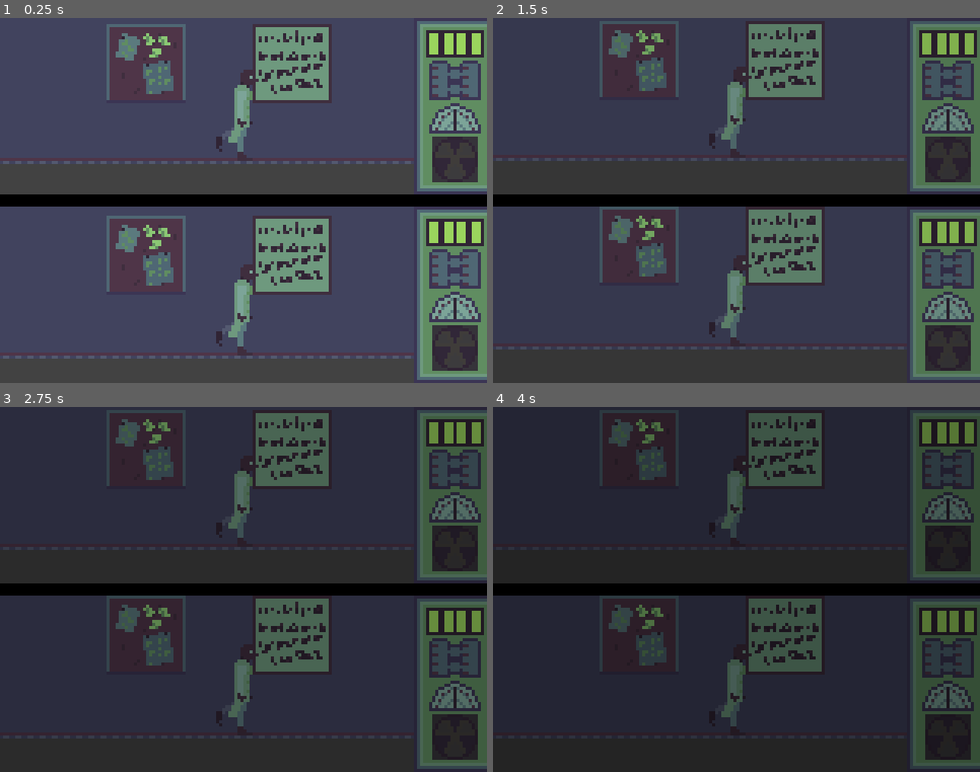
Above: before the commit, frames 1-4 (two rows, left to right).
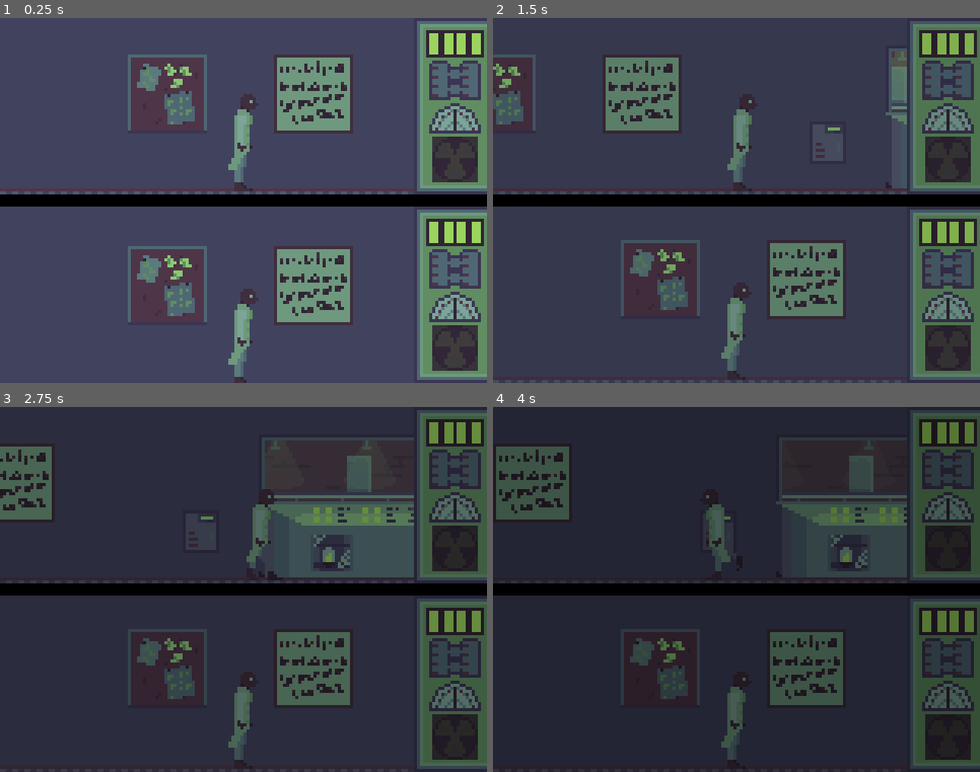
Above: after the commit, the same moments.

Repository: Endless-Impossibilities/Nuclear-Allience
Game: Godot game, scene res://Rooms/SplitScreenRenderer.tscn
The game is run twice, just before and just after one commit, with the same random seed, the same clock (stepped at 60 frames per second) and the same inputs.
Inputs:
- Up to frame 1 (0.25 s): no input
- Up to frame 2 (1.5 s): hold D (Right1) 0.53-1.28 s; hold E (Interact1) 0.53-1.28 s; tap Ctrl (Interact2) at 0.8, 1.35 s; hold S (Down1) from 1.28 s (still down)
- Up to frame 3 (2.75 s): tap E (Interact1) at 1.55 s; tap Enter at 2 s; release S (Down1) at 2.03 s; hold D (Right1) from 2.03 s (still down); hold Down (Down2) from 2.03 s (still down); tap Ctrl (Interact2) at 2.3 s
- Up to frame 4 (4 s): release D (Right1) at 2.78 s; release Down (Down2) at 2.78 s; hold W (Up1) 2.78-3.53 s; tap E (Interact1) at 2.85 s; tap Space at 3.5 s; hold A (Left1) from 3.53 s (still down); hold Ctrl (Interact2) from 3.53 s (still down)

The runs differ from the first frame. In frame 1, 27% of the frame differs, in the area x 0-85%, y 1-100%; in frame 2, 19%; in frame 3, 18%; in frame 4, 17%.
Error before the commit: Parse Error: Variable "Sprite" shadows a native class. (res://Objects/Player/Player.gd:6)

Commit message:
Adds code comments and refactors code

Diff:
--- a/Nuclear Alliance/Objects/Letters/Letter.gd
+++ b/Nuclear Alliance/Objects/Letters/Letter.gd
@@ -1,27 +1,35 @@
 extends Node2D
 
+# The text in the text box
 export var Text = ""
+
+# The associated key
 export var Key = ""
+
+#The font
 onready var Fnt = preload("res://Objects/Letters/LetterFont.tres")
 
-# Called when the node enters the scene tree for the first time.
+### Gets the text to display ###
 func _ready():
 	$Label.text = Text
 
+### Code run on a every frame basis ###
 func _physics_process(delta):
+
+## Tells the icon to light up on keypress ##
 	if Input.is_action_pressed(Key):
 		$Up1.play("On")
 		$Label.modulate = Color("#a1e887")
 	else:
 		$Up1.play("Off")
 		$Label.modulate = Color("#6fa470")
+
+## Resized the sprite for player 2 interact ##
 	if Text == "ctrl":
 		Fnt.size = 6
 		$Up1.scale = Vector2(1.5,.75)
 		$Label.rect_scale = Vector2(1,1)
 		$Label.rect_position = Vector2(-12,-10)
-	else:
-		Fnt.size = 3000
 
 # Called every frame. 'delta' is the elapsed time since the previous frame.
 #func _process(delta):
--- a/Nuclear Alliance/Objects/MinigameStations/PwrBxSM/PwrBxSM.gd
+++ b/Nuclear Alliance/Objects/MinigameStations/PwrBxSM/PwrBxSM.gd
@@ -1,26 +1,50 @@
 extends Node2D
 
+
+#The player that this station is attached to
 export var player = 0
-var playing = false
-var broken = true
+#Weather or not the station is marked as active
+var broken = false
+#Weather or not the game is currently in use
+var active = false
+#The amount of time it takes for the station to be marked broken
+#Decreases by 5 each cycle
+var timerLength = 30
 
 # Called when the node enters the scene tree for the first time.
 func _ready():
 	pass # Replace with function body.
 
 
+
+#Highlights the station's sprite if it is broken and the player is nearby
 func _on_Area2D_body_entered(body):
-	if broken == true:
+	if broken == true && active == false:
 		$AnimatedSprite.play("Hovered")
 		get_tree().call_group("Player","Play",1,player)
+
 
 func _on_Area2D_body_exited(body):
 		$AnimatedSprite.play("Idle")
 		get_tree().call_group("Player","Play",0, player)
 
+#Makes it so the player can't activate the game by marking it as active
+func Running():
+	active = true
 
-func Running():
+#"Fixes" the game station and marks it as no longer active
+func End():
+	active = false
 	broken = false
 
-func End():
-	broken = true
+func _physics_process(delta):
+	if active == true:
+		$Timer.time_left = timerLength
+
+
+
+
+func _on_Timer_timeout():
+	timerLength -= 5
+	$Timer.time_left = timerLength
+	broken == true
--- a/Nuclear Alliance/Objects/MinigameStations/PwrBxSM/PwrBxSM.tscn
+++ b/Nuclear Alliance/Objects/MinigameStations/PwrBxSM/PwrBxSM.tscn
@@ -39,5 +39,10 @@
 [node name="CollisionShape2D" type="CollisionShape2D" parent="Area2D" groups=["PwrBxSm"]]
 shape = SubResource( 2 )
 
+[node name="Timer" type="Timer" parent="."]
+wait_time = 30.0
+autostart = true
+
 [connection signal="body_entered" from="Area2D" to="." method="_on_Area2D_body_entered"]
 [connection signal="body_exited" from="Area2D" to="." method="_on_Area2D_body_exited"]
+[connection signal="timeout" from="Timer" to="." method="_on_Timer_timeout"]
--- a/Nuclear Alliance/Objects/Player/Minigames/PwrBX/PwrBx.gd
+++ b/Nuclear Alliance/Objects/Player/Minigames/PwrBX/PwrBx.gd
@@ -1,33 +1,45 @@
 extends Node2D
 
+# The minigame's ID called by the player to make sure the right minigame is
+#running
+export var Self = 0
 
-# Declare member variables here. Examples:
-# var a = 2
-# var b = "text"
-export var Self = 0
+# The player that this minigame is intended to run for
 var attachedPlayer = 0
+
+# How many breakpoints still need to be fixed
 var breaksRemaining = 3
+
+# The player that is currently asking to play this game
 var calledPlayer = 0
 
-# Called when the node enters the scene tree for the first time.
+### Makes sure the minigame is ready ###
 func _ready():
 	self.position = Vector2(1000,1000)
 func _physics_process(delta):
 	$Cursor.attachedPlayer = attachedPlayer
 
+
+	### Game Loop ###
 func Game(Game, callingPlayer):
+
+## Makes sure that it is the minigame being requested ##
 	if (Game == Self && callingPlayer == attachedPlayer):
+
+	## Prepares the minigame ##
 		get_tree().call_group("PwrBxSM","Running",attachedPlayer)
 		self.position = Vector2(-10,0)
 		$Cursor.active = true
 		breaksRemaining = 3
 		calledPlayer = callingPlayer
 
+	## Calls the right key prompts ##
 		if calledPlayer == 1:
 			$Overlay1.visible = true
 		if calledPlayer == 2:
 			$Overlay2.visible = true
 
+	## Places the breakpoints ##
 		$Break1.position.x = rand_range(-16,9)
 		$Break2.position.x = rand_range(-16,9)
 		$Break3.position.x = rand_range(-16,9)
@@ -38,15 +50,22 @@
 		$Break2.Break()
 		$Break3.Break()
 
+### Ends the minigame ###
 func Quit():
+
+## Resets minigame ##
 	self.position = Vector2(1000,1000)
 	$Cursor.active = false
 	$Cursor.position = Vector2(0,0)
+
+## Tells the player to unlock movement ##
 	get_tree().call_group("Player","Quit",attachedPlayer)
+
+## Tells the station to "Fix" it's self and get ready for the next play ##
 	get_tree().call_group("PwrBxSM","End",attachedPlayer)
 
 
-
+### Handels breaks being fixed ###
 func Fix():
 	breaksRemaining -= 1
 	if breaksRemaining <= 0:
--- a/Nuclear Alliance/Objects/Player/Player.gd
+++ b/Nuclear Alliance/Objects/Player/Player.gd
@@ -1,37 +1,52 @@
 extends KinematicBody2D
 
-# Declaires variables
+# The player's current velocity
+var velocity = Vector2(0,0)
 
-onready var hitBox = $CollisionShape2D
-onready var Sprite = $Sprite
-var velocity = Vector2(0,0)
+# The player's max speed
 export var Speed = 150.0
-export var maxSpeed = 300.0
+
+# How fast the player accelerates
 export var Acceleration = 0.6
+
+# Weather this is player 1 or 2
 export var player = 0
+
+# Locks movement when true
 var gameMode = false
+
+#The Viewport the player is using
 var followCam : Camera2D
+
+#Which minigame the player is in interat range if any
 var gameHovered = 0
 
 
+### Gets the player ready ###
 func _ready():
-	#Makes sure player doesn't start moving
+
+## Makes sure player doesn't start moving ##
 	Input.action_release("Right1")
 	Input.action_release("Left1")
 	Input.action_release("Right2")
 	Input.action_release("Left2")
+
+## Attaches the correct camera ##
 	if player == 1:
 		followCam = get_node("/root/SplitscreenComponent/GridContainer/container1/viewport1/Camera2D")
 	elif player == 2:
 		followCam = get_node("/root/SplitscreenComponent/GridContainer/container2/viewport2/Camera2D")
+
+## Makes sure that the minigames know which player they are attached to ##
+##### ADD A NEW LINE FOR NEW MINIGAMES #####
 	$"Minigames/MinigameBase".attachedPlayer = player
 	$"Minigames/Minigame1".attachedPlayer = player
 
-# Things that happen every second
 
+### Everything that happens on a every-frame basis ###
 func _physics_process(_delta):
 
-	# Detects Keys for Left/Right
+## Detects keystrokes for movement and flips the player sprite & collision accordingly ##
 	if gameMode == false:
 		if Input.is_action_pressed("Right1"):
 			if player == 1:
@@ -56,19 +71,19 @@
 				$CollisionShape2D.scale.x = -1
 				$Sprite.flip_h = true
 
-	# Sets animation
+## Sets sprite animation ##
 	if (velocity.x > 50 or velocity.x < -50):
 		$Sprite.play("Walk")
 	else:
 		$Sprite.play("Stand")
 
+## Converts keystrokes into movement and updates the camera location ##
 	velocity = move_and_slide(velocity,Vector2.UP)
 	velocity.x = lerp(velocity.x,0,0.15)
 	followCam.global_position = global_position + Vector2(0,-11)
 
 
-	# Handels player Opening Minigames
-
+## Handels player Opening Minigames ##
 	if Input.is_action_just_pressed("Interact1"):
 		if (player == 1 &&  gameHovered != 0):
 			get_tree().call_group("Minigame","Game",1,player)
@@ -81,9 +96,12 @@
 			gameHovered = 0
 			gameMode = true
 
-func Play(connectingGame, connectingPlayer):
-	if connectingPlayer == player:
+### Gets what minigame is currently in interact range of the player if any ###
+func Play(connectingGame, connectingGamePlayer):
+	if connectingGamePlayer == player:
 		gameHovered = connectingGame
-func Quit(connectingGame):
-	if connectingGame == player:
+
+### Allows the player to move after completing a minigame ###
+func Quit(connectingGamePlayer):
+	if connectingGamePlayer == player:
 		gameMode = false
--- a/Nuclear Alliance/Rooms/SplitScreenRenderer.gd
+++ b/Nuclear Alliance/Rooms/SplitScreenRenderer.gd
@@ -1,5 +1,7 @@
 extends CanvasLayer
 
+
+##DON'T TOUCH THIS##
 onready var viewport1 = $GridContainer/container1/viewport1
 onready var grid = $GridContainer
 
